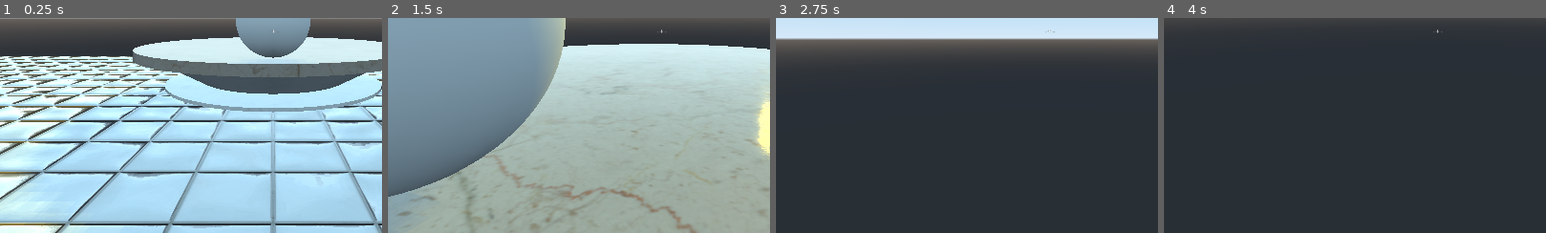
Above: before the commit, frames 1-4 (left to right).
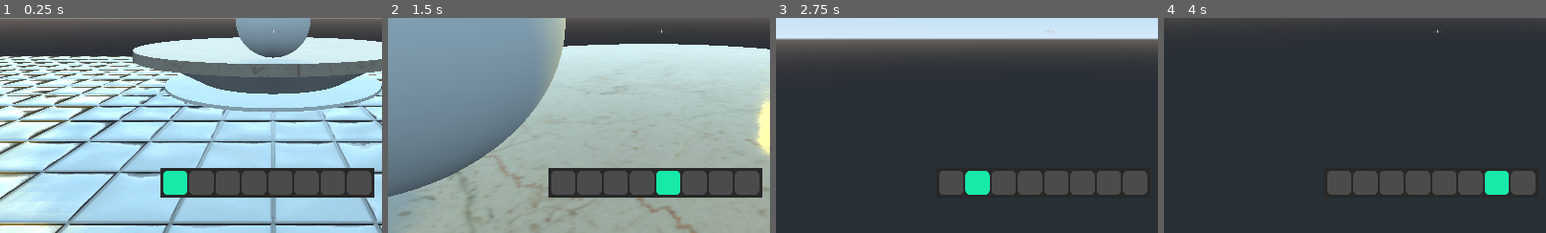
Above: after the commit, the same moments.

Repository: edmundlzen/path-to-chemistry
Game: Godot game, scene res://scenes/Lab.tscn
Same seed, same stepped clock (60 frames per second), same inputs: the game is played once before the commit and once after it. The project has no main scene, so this scene is started directly.
Inputs (mouse positions are % of the whole screen's width and height, from its top left):
- Up to frame 1 (0.25 s): no input
- Up to frame 2 (1.5 s): tap Enter at 0.5 s; move the mouse to (55, 50) at 0.52 s; hold Mouse wheel down (Scroll_Down, bound only after the commit) 0.53-1.28 s; hold W (Forward) from 0.53 s (still down); tap Space (Jump) at 0.77, 1.07 s; tap Mouse wheel up (Scroll_Up, bound only after the commit) at 0.8, 1.35 s; move the mouse to (45, 50) at 1.27 s
- Up to frame 3 (2.75 s): keep holding W (Forward); tap Space (Jump) at 1.52, 1.55, 1.82, 2.1 s; move the mouse to (52, 48) at 2.02 s; hold Mouse wheel down (Scroll_Down, bound only after the commit) from 2.03 s (still down)
- Up to frame 4 (4 s): keep holding W (Forward); tap Space (Jump) at 2.75, 3.02, 3.32, 3.77, 3.8 s; move the mouse to (49, 52) at 2.77 s; release Mouse wheel down (Scroll_Down, bound only after the commit) at 2.78 s; tap Mouse wheel down (Scroll_Down, bound only after the commit) at 2.85 s; tap Mouse wheel up (Scroll_Up, bound only after the commit) at 3.05 s; tap Enter at 3.5 s; move the mouse to (57, 51) at 3.52 s; hold Mouse wheel up (Scroll_Up, bound only after the commit) from 3.53 s (still down)
The pictures show only the part of the screen within x 14-64%, y 50-100%; the shares and areas given below are measured in that part.

The runs differ from the first frame. In frame 1, 7.6% of the frame differs, in the area x 42-98%, y 69-84%; in frame 2, 7.7%; in frame 3, 5.5%; in frame 4, 5.5%.

Commit message:
Added Hotbar for the game!

Diff:
--- a/godot-project/project.godot
+++ b/godot-project/project.godot
@@ -59,6 +59,16 @@
 "events": [ Object(InputEventKey,"resource_local_to_scene":false,"resource_name":"","device":0,"alt":false,"shift":false,"control":false,"meta":false,"command":false,"pressed":false,"scancode":16777217,"unicode":0,"echo":false,"script":null)
  ]
 }
+Scroll_Up={
+"deadzone": 0.5,
+"events": [ Object(InputEventMouseButton,"resource_local_to_scene":false,"resource_name":"","device":0,"alt":false,"shift":false,"control":false,"meta":false,"command":false,"button_mask":0,"position":Vector2( 0, 0 ),"global_position":Vector2( 0, 0 ),"factor":1.0,"button_index":4,"pressed":false,"doubleclick":false,"script":null)
+ ]
+}
+Scroll_Down={
+"deadzone": 0.5,
+"events": [ Object(InputEventMouseButton,"resource_local_to_scene":false,"resource_name":"","device":0,"alt":false,"shift":false,"control":false,"meta":false,"command":false,"button_mask":0,"position":Vector2( 0, 0 ),"global_position":Vector2( 0, 0 ),"factor":1.0,"button_index":5,"pressed":false,"doubleclick":false,"script":null)
+ ]
+}
 
 [rendering]
 
--- a/godot-project/scenes/Player.tscn
+++ b/godot-project/scenes/Player.tscn
@@ -10,6 +10,13 @@
 [sub_resource type="CapsuleMesh" id=2]
 radius = 0.5
 mid_height = 1.5
+
+[sub_resource type="StyleBoxFlat" id=3]
+bg_color = Color( 0.294118, 0.294118, 0.294118, 1 )
+corner_radius_top_left = 8
+corner_radius_top_right = 8
+corner_radius_bottom_right = 8
+corner_radius_bottom_left = 8
 
 [node name="Player" type="KinematicBody"]
 script = ExtResource( 1 )
@@ -40,10 +47,13 @@
 material/0 = null
 
 [node name="Label" type="Label" parent="."]
-margin_left = 576.0
-margin_top = 576.0
-margin_right = 704.0
-margin_bottom = 640.0
+margin_left = 566.054
+margin_top = 575.73
+margin_right = 694.054
+margin_bottom = 607.73
+custom_colors/font_color = Color( 0, 0, 0, 1 )
+custom_colors/font_outline_modulate = Color( 0, 1, 0.623529, 1 )
+custom_colors/font_color_shadow = Color( 0, 0, 0, 1 )
 align = 1
 valign = 1
 autowrap = true
@@ -60,3 +70,80 @@
 __meta__ = {
 "_edit_use_anchors_": false
 }
+
+[node name="Hotbar" type="Node2D" parent="."]
+
+[node name="ColorRect" type="ColorRect" parent="Hotbar"]
+margin_left = 451.0
+margin_top = 611.0
+margin_right = 810.0
+margin_bottom = 661.0
+color = Color( 0.156863, 0.156863, 0.156863, 1 )
+__meta__ = {
+"_edit_use_anchors_": false
+}
+
+[node name="GridContainer" type="GridContainer" parent="Hotbar"]
+margin_left = 456.0
+margin_top = 616.0
+margin_right = 808.0
+margin_bottom = 656.0
+columns = 8
+__meta__ = {
+"_edit_use_anchors_": false
+}
+
+[node name="Panel1" type="Panel" parent="Hotbar/GridContainer"]
+margin_right = 40.0
+margin_bottom = 40.0
+rect_min_size = Vector2( 40, 40 )
+custom_styles/panel = SubResource( 3 )
+
+[node name="Panel2" type="Panel" parent="Hotbar/GridContainer"]
+margin_left = 44.0
+margin_right = 84.0
+margin_bottom = 40.0
+rect_min_size = Vector2( 40, 40 )
+custom_styles/panel = SubResource( 3 )
+
+[node name="Panel3" type="Panel" parent="Hotbar/GridContainer"]
+margin_left = 88.0
+margin_right = 128.0
+margin_bottom = 40.0
+rect_min_size = Vector2( 40, 40 )
+custom_styles/panel = SubResource( 3 )
+
+[node name="Panel4" type="Panel" parent="Hotbar/GridContainer"]
+margin_left = 132.0
+margin_right = 172.0
+margin_bottom = 40.0
+rect_min_size = Vector2( 40, 40 )
+custom_styles/panel = SubResource( 3 )
+
+[node name="Panel5" type="Panel" parent="Hotbar/GridContainer"]
+margin_left = 176.0
+margin_right = 216.0
+margin_bottom = 40.0
+rect_min_size = Vector2( 40, 40 )
+custom_styles/panel = SubResource( 3 )
+
+[node name="Panel6" type="Panel" parent="Hotbar/GridContainer"]
+margin_left = 220.0
+margin_right = 260.0
+margin_bottom = 40.0
+rect_min_size = Vector2( 40, 40 )
+custom_styles/panel = SubResource( 3 )
+
+[node name="Panel7" type="Panel" parent="Hotbar/GridContainer"]
+margin_left = 264.0
+margin_right = 304.0
+margin_bottom = 40.0
+rect_min_size = Vector2( 40, 40 )
+custom_styles/panel = SubResource( 3 )
+
+[node name="Panel8" type="Panel" parent="Hotbar/GridContainer"]
+margin_left = 308.0
+margin_right = 348.0
+margin_bottom = 40.0
+rect_min_size = Vector2( 40, 40 )
+custom_styles/panel = SubResource( 3 )
--- a/godot-project/scripts/Player.gd
+++ b/godot-project/scripts/Player.gd
@@ -8,9 +8,17 @@
 export var Sensitivity = 0.3
 var Velocity = Vector3()
 var Rotation = 0
+var Score = 1
+var Style = StyleBoxFlat.new()
+var Original = StyleBoxFlat.new()
 
 func _ready():
 	Input.set_mouse_mode(Input.MOUSE_MODE_CAPTURED)
+	Style.set_bg_color(Color("#17e9a9"))
+	Style.set_corner_radius_all(8)
+	Original.set_bg_color(Color("#4b4b4b"))
+	Original.set_corner_radius_all(8)
+	get_node("Hotbar/GridContainer/Panel"+str(Score)).set('custom_styles/panel', Style)
 
 func _input(event):
 	if event is InputEventMouseMotion:
@@ -19,6 +27,24 @@
 		var Delta = event.relative.y * Sensitivity
 		$Head/Camera.rotate_x(deg2rad(-Delta))
 		Rotation += Delta
+	if Input.is_action_pressed("Scroll_Up"):
+		if Score < 8:
+			Score += 1
+			get_node("Hotbar/GridContainer/Panel"+str(Score)).set('custom_styles/panel', Style)
+			get_node("Hotbar/GridContainer/Panel"+str(Score-1)).set('custom_styles/panel', Original)
+		else:
+			Score = 1
+			get_node("Hotbar/GridContainer/Panel"+str(Score)).set('custom_styles/panel', Style)
+			get_node("Hotbar/GridContainer/Panel8").set('custom_styles/panel', Original)
+	elif Input.is_action_pressed("Scroll_Down"):
+		if Score > 1:
+			Score -= 1
+			get_node("Hotbar/GridContainer/Panel"+str(Score)).set('custom_styles/panel', Style)
+			get_node("Hotbar/GridContainer/Panel"+str(Score+1)).set('custom_styles/panel', Original)
+		else:
+			Score = 8
+			get_node("Hotbar/GridContainer/Panel"+str(Score)).set('custom_styles/panel', Style)
+			get_node("Hotbar/GridContainer/Panel1").set('custom_styles/panel', Original)
 
 func _process(_delta):
 	if Input.is_action_just_pressed("Escape"):
@@ -31,21 +57,28 @@
 	var Direction = Vector3()
 	if Input.is_action_pressed("Forward") and Input.is_action_pressed("Backward"):
 		Direction = Vector3(0,0,0)
+		checkCollide()
 	elif Input.is_action_pressed("Forward"):
 		Direction -= headBasis.y
+		checkCollide()
 	elif Input.is_action_pressed("Backward"):
 		Direction += headBasis.y
+		checkCollide()
 	if Input.is_action_pressed("Left") and Input.is_action_pressed("Right"):
 		Direction = Vector3(0,0,0)
+		checkCollide()
 	elif Input.is_action_pressed("Left"):
 		Direction -= headBasis.x
+		checkCollide()
 	elif Input.is_action_pressed("Right"):
 		Direction += headBasis.x
+		checkCollide()
 	Direction = Direction.normalized()
 	Velocity = Velocity.linear_interpolate(Direction * Speed, Acceleration * delta)
 	Velocity.y -= Gravity
 	if Input.is_action_just_pressed("Jump") and is_on_floor():
 		Velocity.y += jumpForce
+		checkCollide()
 	Velocity = move_and_slide(Velocity, Vector3.UP)
 
 func checkCollide():
@@ -53,3 +86,5 @@
 		var Collider = $Head/Camera/RayCast.get_collider()
 		if Collider.is_in_group('Item'):
 			$Label.text = 'Magnesium'
+	else:
+		$Label.text = ''
Not shown: 1 places in godot-project/scenes/Player.tscn that only renumber resources
